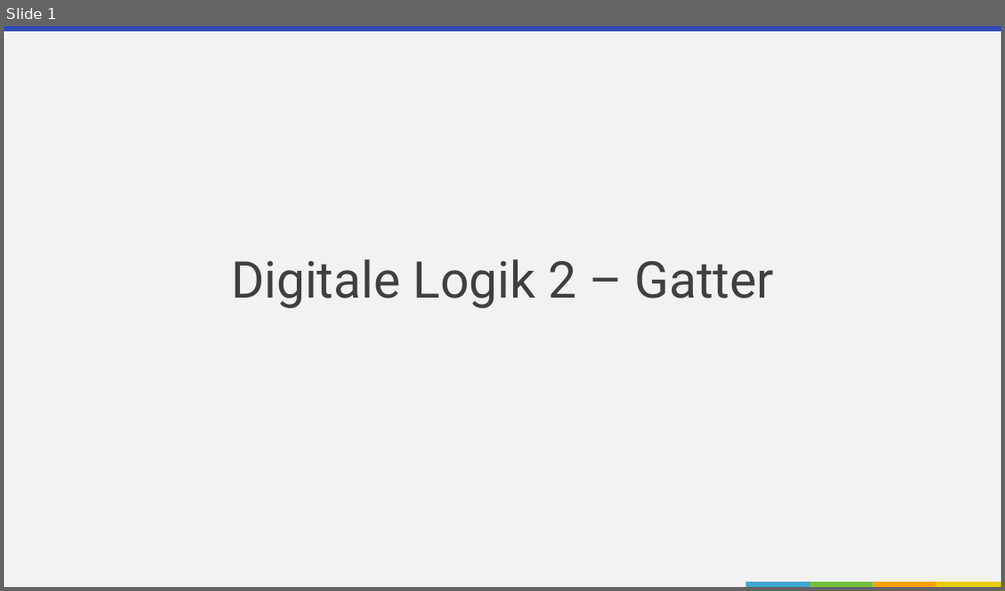
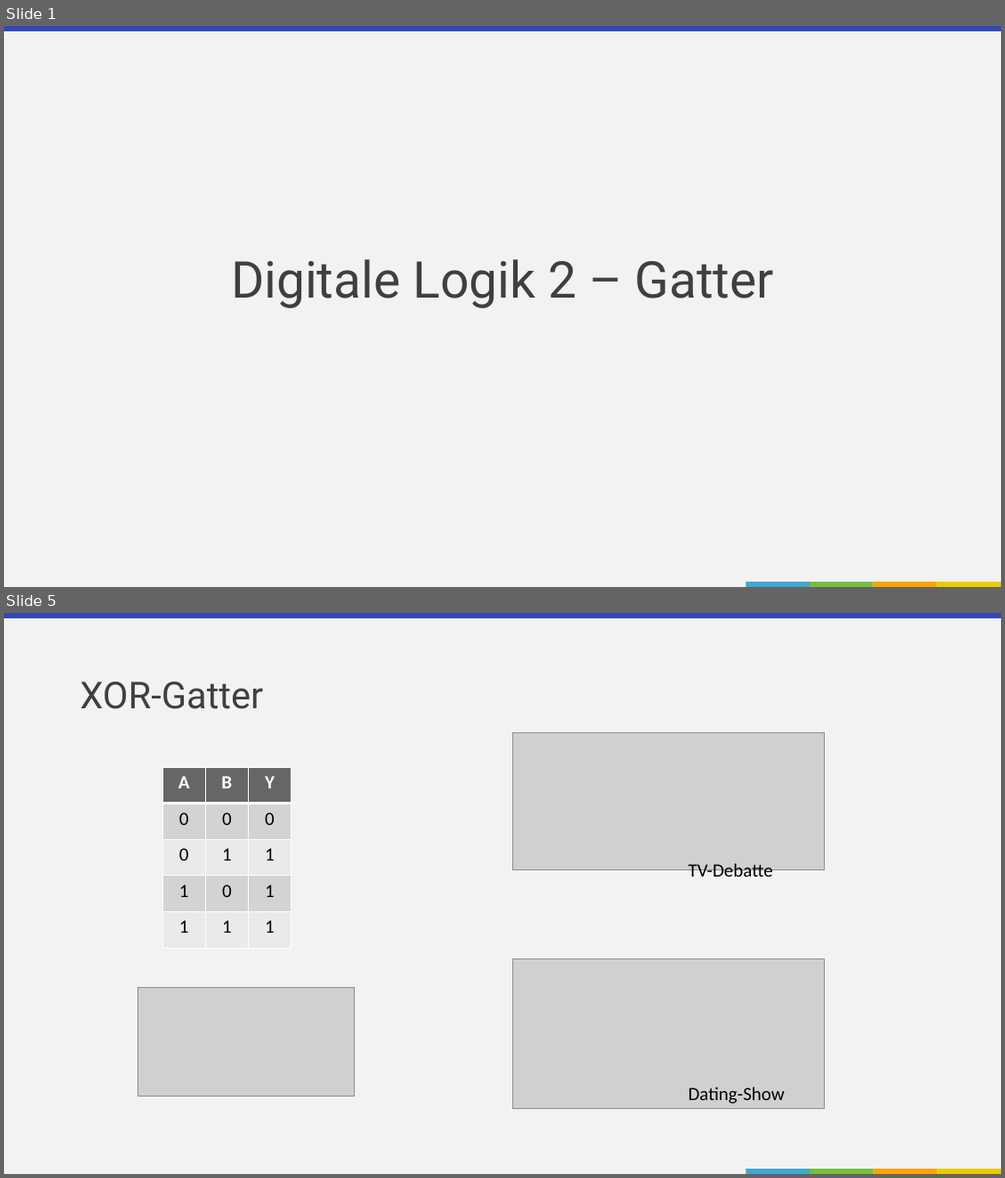
Before and after one commit to r0the/rothe.io-computer, a slide deck: teaching/3-2-digitale-logik-gatter.pptx. Shown one above the other, each under a label of ours: slide 1 before the commit, slides 1 and 5 after it; the slides between them are not shown. The pictures are 1005x591 and 1005x1178 pixels, drawn with LibreOffice and Linux fonts; fonts in the diff are those of the drawing; grey boxes stand for pictures; background and template pictures are left out. Boxes give left, top, right and bottom in pixels: in the first picture for what was removed or moved away, otherwise in the second. Text is boxed around its words. In the diff, an @@ line names an element or a change of style, - is before the commit and + after.

```diff
--- a/teaching/3-2-digitale-logik-gatter.pptx
+++ b/teaching/3-2-digitale-logik-gatter.pptx
@@ slide 5 added at box(4, 613, 1001, 1174), background #F2F2F2; not listed: 5 template elements that a slide beside it also shows @@
@@ title added at box(80, 682, 263, 709), 35.8 pt, text #3F3F3F @@
+XOR-Gatter
@@ picture added at box(512, 732, 825, 869) @@
@@ table added at box(162, 767, 291, 948), 5 rows, 3 columns @@
+A | B | Y
+0 | 0 | 0
+0 | 1 | 1
+1 | 0 | 1
+1 | 1 | 1
@@ text added at box(688, 863, 773, 876), 18 pt, text #000000 @@
+TV-Debatte
@@ picture added at box(512, 959, 825, 1109) @@
@@ picture added at box(138, 988, 355, 1096) @@
@@ text added at box(688, 1086, 785, 1103), 18 pt, text #000000 @@
+Dating-Show
```
Also in this commit, not shown: 2 slides changed, 2 other slides added, 1 slide removed, 3 other files.
